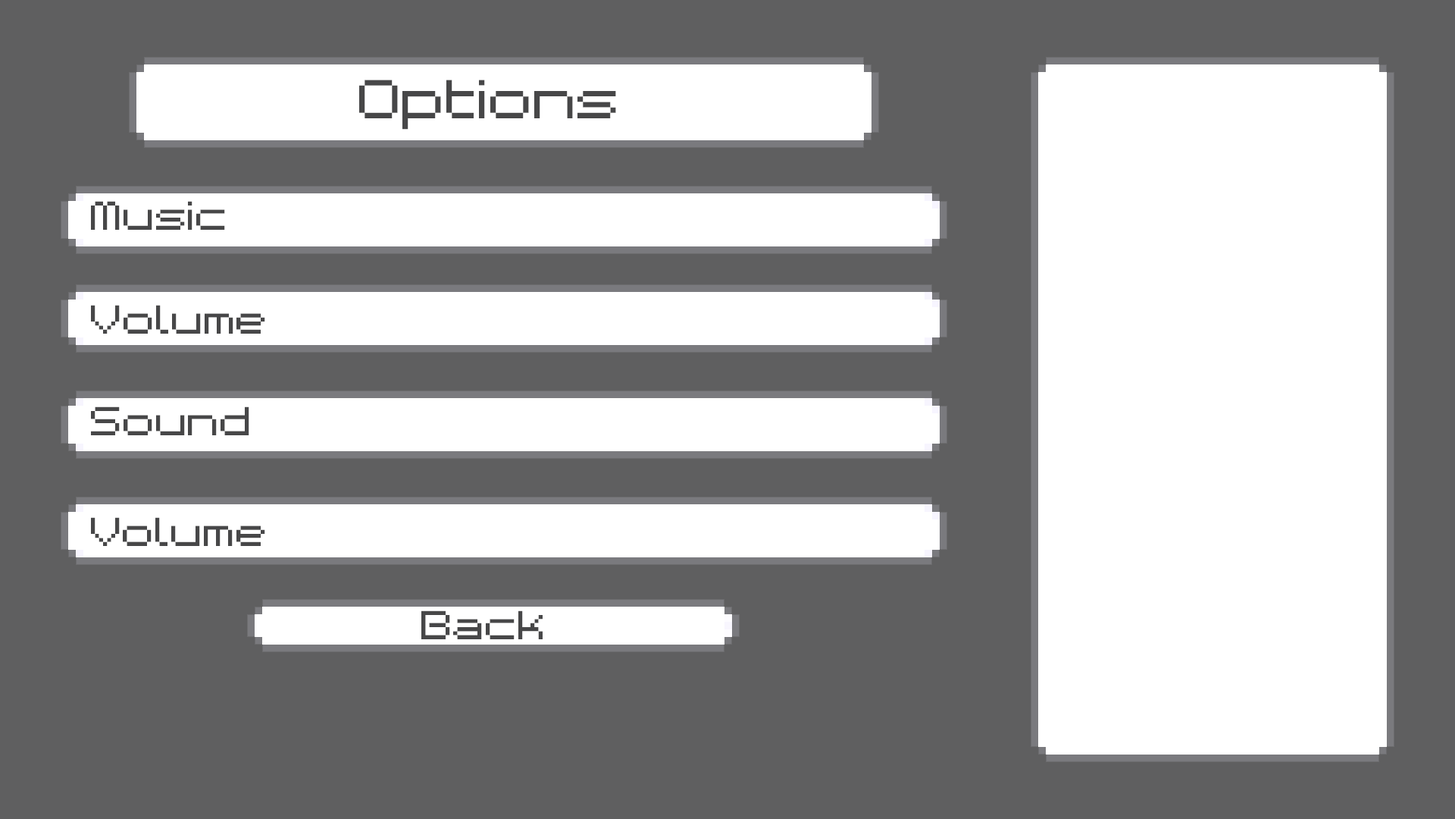
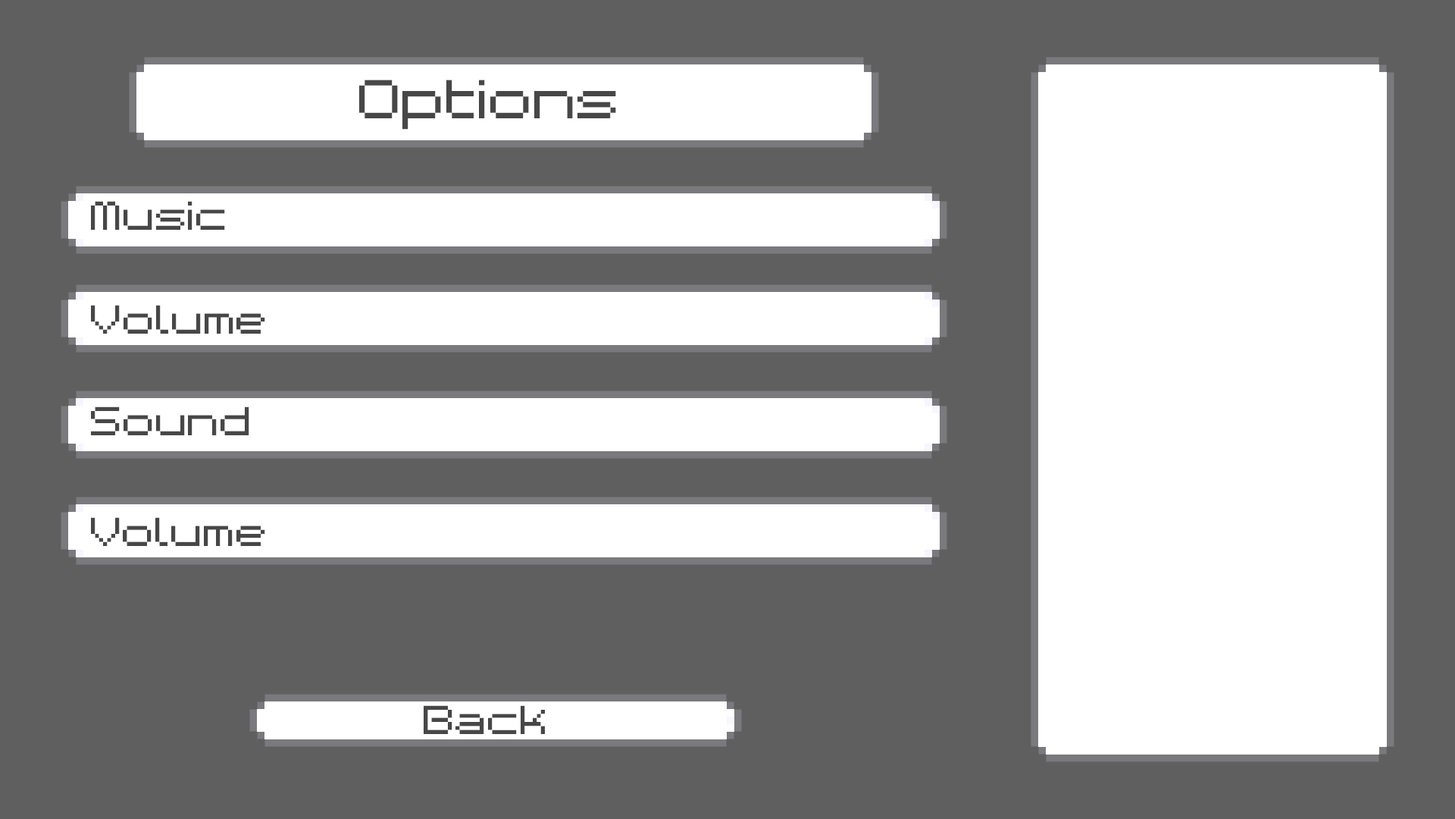
Two versions of the same layered image (w=1455, h=819). Layer-by-layer changes:
painted on "Back" over <box>247,598,743,747</box>
